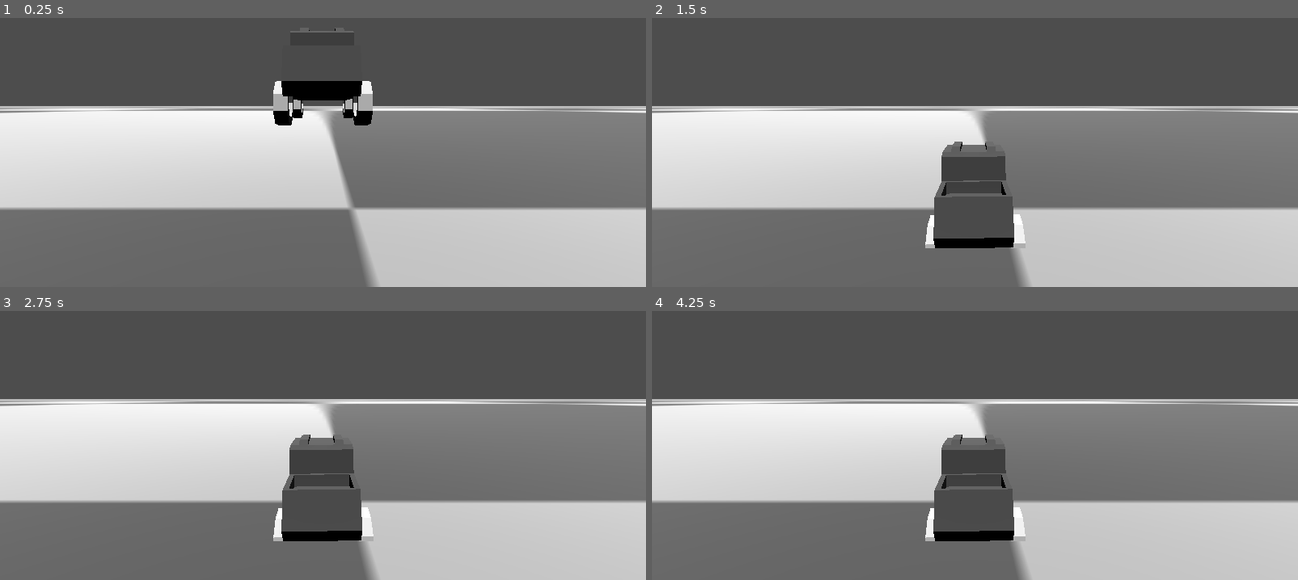
Above: before the commit, frames 1-4 (two rows, left to right).
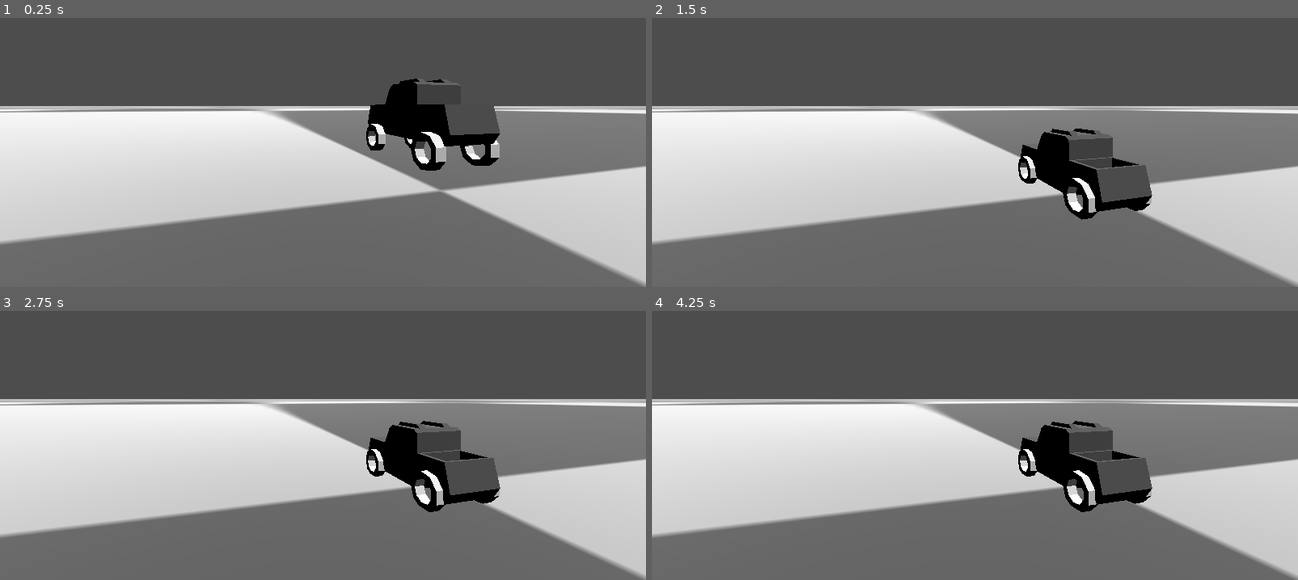
Above: after the commit, the same moments.

Repository: luankaike-code/jh_conclusao_dev
Game: Godot game, scene res://scenes/worlds/test/test_world.tscn
Same seed, same stepped clock (60 frames per second), same inputs: the game is played once before the commit and once after it.
Inputs:
- Up to frame 1 (0.25 s): no input
- Up to frame 2 (1.5 s): no input
- Up to frame 3 (2.75 s): tap Enter at 2 s
- Up to frame 4 (4.25 s): tap Space at 2.75 s; tap Enter at 3.5 s

The runs differ from the first frame. In frame 1, 25% of the frame differs, in the area x 0-100%, y 3-100%; in frame 2, 26%; in frame 3, 26%, in the area x 0-100%, y 33-100%; in frame 4, 26%.

Commit message:
Add basic suspension system

Diff:
--- /dev/null
+++ b/code-tcc-jh/scenes/raycast_car/raycast_car.gd
@@ -0,0 +1,8 @@
+extends RigidBody3D
+class_name RaycastCar
+
+@export var wheels: Array[RaycastWheel]
+
+func _physics_process(delta: float) -> void:
+	for wheel in wheels:
+		wheel.apply_forces_in_raycast_car(self)
--- a/code-tcc-jh/scenes/raycast_car/raycast_car.tscn
+++ b/code-tcc-jh/scenes/raycast_car/raycast_car.tscn
@@ -1,5 +1,6 @@
 [gd_scene format=3 uid="uid://c11cau3bdgqax"]
 
+[ext_resource type="Script" uid="uid://c51lsova73q38" path="res://scenes/raycast_car/raycast_car.gd" id="1_46vcx"]
 [ext_resource type="ArrayMesh" uid="uid://hvsdj6xo402k" path="res://assets/meshs/car1.tres" id="1_lsq2b"]
 [ext_resource type="PackedScene" uid="uid://fl6gqmnsc2hv" path="res://scenes/raycast_car/raycast_wheel/raycast_wheel.tscn" id="2_scyro"]
 
@@ -9,7 +10,9 @@
 [sub_resource type="ConvexPolygonShape3D" id="ConvexPolygonShape3D_lsq2b"]
 points = PackedVector3Array(0.5661, 2.4687648, -1.61972, -2.0370998, -0.98897487, -6.4970074, -2.0353901, -0.859937, -6 …(733 unchanged characters)…
 
-[node name="RaycastCar" type="RigidBody3D" unique_id=1540622167]
+[node name="RaycastCar" type="RigidBody3D" unique_id=1540622167 node_paths=PackedStringArray("wheels")]
+script = ExtResource("1_46vcx")
+wheels = [NodePath("Node3D/RaycastWheel"), NodePath("Node3D/RaycastWheel3"), NodePath("Node3D/RaycastWheel2"), NodePath("Node3D/RaycastWheel4")]
 
 [node name="MeshInstance3D" type="MeshInstance3D" parent="." unique_id=1519562615]
 transform = Transform3D(1, 0, 0, 0, 1, 0, 0, 0, 1, 0.4687009, 0, 2.6719337)
@@ -23,13 +26,13 @@
 [node name="Node3D" type="Node3D" parent="." unique_id=434687296]
 
 [node name="RaycastWheel" parent="Node3D" unique_id=37950975 instance=ExtResource("2_scyro")]
-transform = Transform3D(0.99999875, -0.0015678873, -0.00016444211, 0.0015677918, 0.99999857, -0.00056761777, 0.00016534884, 0.0005673543, 0.9999998, -1.6772771, -1.227279, 2.6555295)
+transform = Transform3D(0.99999875, -0.0015678873, -0.00016444211, 0.0015677918, 0.99999857, -0.00056761777, 0.00016534884, 0.0005673543, 0.9999998, -1.6772771, -1.138715, 2.6555295)
 
 [node name="RaycastWheel3" parent="Node3D" unique_id=246883373 instance=ExtResource("2_scyro")]
-transform = Transform3D(0.99999875, -0.0015678873, -0.00016444211, 0.0015677918, 0.99999857, -0.00056761777, 0.00016534884, 0.0005673543, 0.9999998, 1.677, -1.227, 2.656)
+transform = Transform3D(0.99999875, -0.0015678873, -0.00016444211, 0.0015677918, 0.99999857, -0.00056761777, 0.00016534884, 0.0005673543, 0.9999998, 1.677, -1.1384361, 2.656)
 
 [node name="RaycastWheel2" parent="Node3D" unique_id=2125478287 instance=ExtResource("2_scyro")]
-transform = Transform3D(1, 0, 0, 0, 1, 0, 0, 0, 1, -1.677, -1.227, -2.852)
+transform = Transform3D(1, 0, 0, 0, 1, 0, 0, 0, 1, -1.677, -1.1384361, -2.852)
 
 [node name="RaycastWheel4" parent="Node3D" unique_id=1939493024 instance=ExtResource("2_scyro")]
-transform = Transform3D(1, 0, 0, 0, 1, 0, 0, 0, 1, 1.677, -1.227, -2.852)
+transform = Transform3D(1, 0, 0, 0, 1, 0, 0, 0, 1, 1.677, -1.1384361, -2.852)
--- /dev/null
+++ b/code-tcc-jh/scenes/raycast_car/raycast_wheel/raycast_wheel.gd
@@ -0,0 +1,48 @@
+extends Node3D
+class_name RaycastWheel
+
+@export var suspension_strength: float = 50.0
+@export var damping_strength: float = 2.0
+
+@export var rest_distance:  float = 0.5
+@export var extend_suspension_len:  float = 0.0
+
+@onready var ray: RayCast3D = $RayCast3D
+@onready var mesh_instance_3d: MeshInstance3D = $MeshInstance3D
+
+var wheel_model_radius: float
+
+func _ready() -> void:
+	wheel_model_radius = mesh_instance_3d.get_aabb().size.y/2
+	_update_suspension_len()
+
+func _update_suspension_len():
+	var delta := get_process_delta_time()
+	var suspension_len = -(rest_distance + wheel_model_radius + extend_suspension_len)
+	ray.target_position.y = move_toward(ray.target_position.y, suspension_len, delta)
+
+func _get_point_velocity_using_raycast_car(car: RaycastCar, point: Vector3) -> Vector3:
+	return car.linear_velocity + car.angular_velocity.cross(car.to_local(point))
+
+func apply_forces_in_raycast_car(car: RaycastCar) -> void:
+	if !ray.is_colliding():
+		return
+
+	_update_suspension_len()
+	var up_dir := global_transform.basis.y.normalized()
+	var ray_normal := ray.get_collision_normal()
+	var contact := ray.get_collision_point()
+	var suspension_len := global_position.distance_to(contact)
+	mesh_instance_3d.position.y = suspension_len
+
+	var offset :=  rest_distance - suspension_len
+	var suspension_force := offset * suspension_strength
+
+	var contact_world_velocity := _get_point_velocity_using_raycast_car(car, contact)
+	var contact_rel_velocity := up_dir.dot(contact_world_velocity)
+	var damping_force := damping_strength * contact_rel_velocity
+
+	var up_force := (suspension_force - damping_force) * ray_normal
+	var up_force_pos := car.to_local(mesh_instance_3d.global_position)
+
+	car.apply_force(up_force, up_force_pos)
--- a/code-tcc-jh/scenes/raycast_car/raycast_wheel/raycast_wheel.tscn
+++ b/code-tcc-jh/scenes/raycast_car/raycast_wheel/raycast_wheel.tscn
@@ -1,10 +1,13 @@
 [gd_scene format=3 uid="uid://fl6gqmnsc2hv"]
 
-[ext_resource type="ArrayMesh" uid="uid://cfvl82tp5dm6g" path="res://assets/meshs/wheel1.tres" id="1_m23je"]
+[ext_resource type="Script" uid="uid://duxfq4irr2iko" path="res://scenes/raycast_car/raycast_wheel/raycast_wheel.gd" id="1_d5if0"]
+[ext_resource type="ArrayMesh" uid="uid://cprx8ic6c2vnb" path="res://assets/meshs/wheel1.tres" id="1_m23je"]
 
 [node name="RaycastWheel" type="Node3D" unique_id=37950975]
+script = ExtResource("1_d5if0")
 
 [node name="RayCast3D" type="RayCast3D" parent="." unique_id=1952132022]
 
 [node name="MeshInstance3D" type="MeshInstance3D" parent="." unique_id=510317468]
+transform = Transform3D(1, 0, 0, 0, 1, 0, 0, 0, 1, 0, -0.26472324, 0)
 mesh = ExtResource("1_m23je")
--- a/code-tcc-jh/scenes/worlds/test/test_world.tscn
+++ b/code-tcc-jh/scenes/worlds/test/test_world.tscn
@@ -12,10 +12,10 @@
 size = Vector3(8000, 1, 8000)
 
 [node name="Camera3D" type="Camera3D" parent="." unique_id=1359250364]
-transform = Transform3D(1, 0, 0, 0, 1, 0, 0, 0, 1, 0, 6.285473, 12.88628)
+transform = Transform3D(0.9620991, 0, -0.27270007, 0, 1, 0, 0.27270007, 0, 0.9620991, -10.16074, 6.285473, 12.88628)
 
 [node name="DirectionalLight3D" type="DirectionalLight3D" parent="." unique_id=1478895732]
 transform = Transform3D(1, 0, 0, 0, 0.36534795, 0.930871, 0, -0.930871, 0.36534795, 0, 19.393194, 50.541176)
 
 [node name="RaycastCar" parent="." unique_id=1540622167 instance=ExtResource("2_3rhmh")]
-transform = Transform3D(1, 0, 0, 0, 1, 0, 0, 0, 1, 0, 7.917343, 0)
+transform = Transform3D(1, 0, 0, 0, 1, 0, 0, 0, 1, 0, 5.6299286, 0)
Not shown, added: code-tcc-jh/scenes/raycast_car/raycast_car.gd.uid
Not shown, added: code-tcc-jh/scenes/raycast_car/raycast_wheel/raycast_wheel.gd.uid
